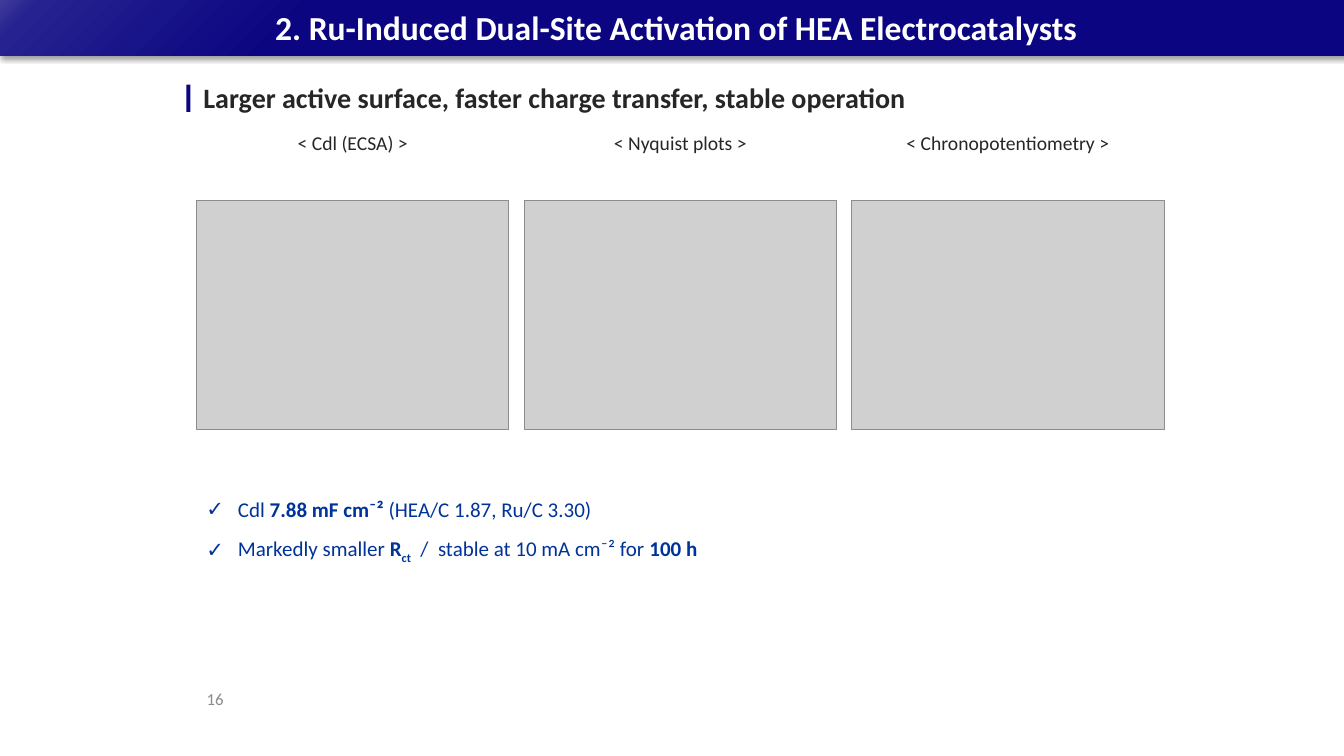
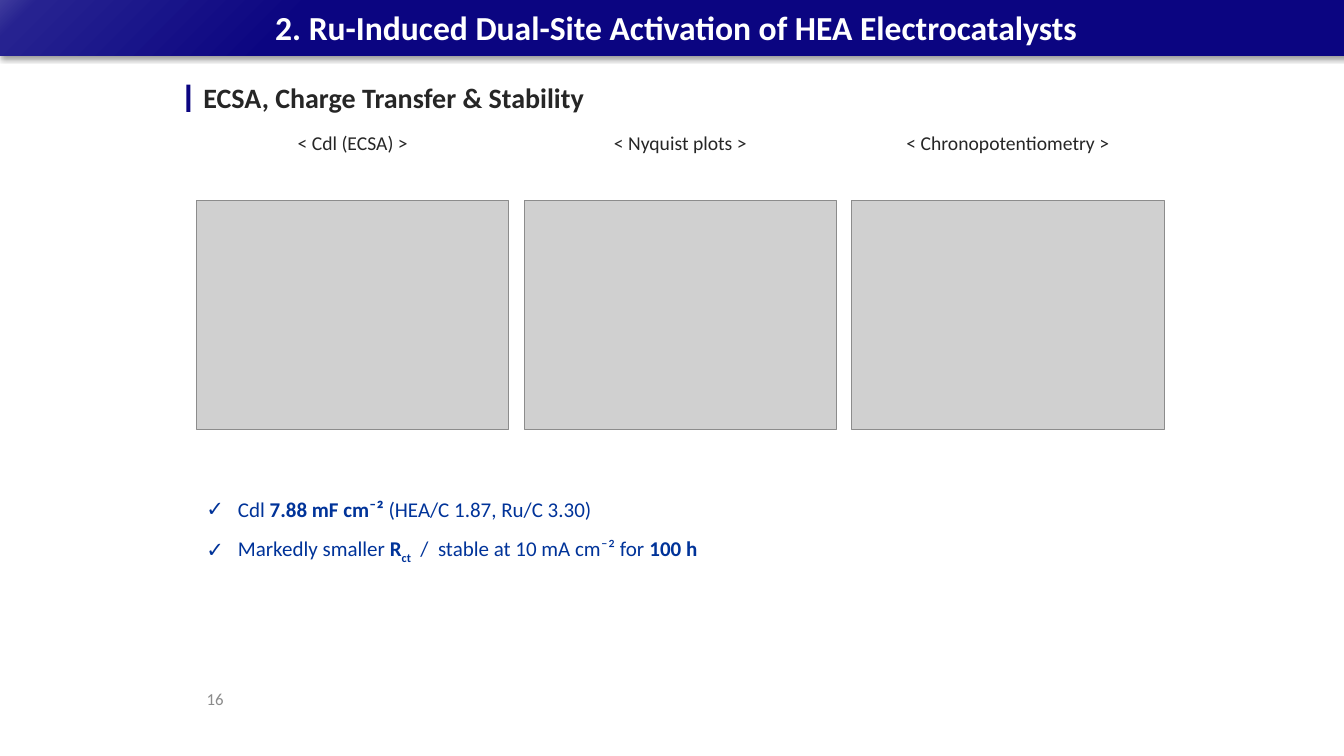
Before and after one commit to limsj0204/letter, a slide deck: slide 16 of 학위논문_디펜스_발표자료_5시료.pptx. Drawn at 1344x756 pixels with LibreOffice and Linux fonts; fonts in the diff are those of the drawing; grey boxes stand for pictures. Boxes give left, top, right and bottom in pixels: in the first picture for what was removed or moved away, otherwise in the second. Text is boxed around its words. In the diff, an @@ line names an element or a change of style, - is before the commit and + after.

```diff
--- a/학위논문_디펜스_발표자료_5시료.pptx
+++ b/학위논문_디펜스_발표자료_5시료.pptx
@@ text at [203,88,584,113]: text changed @@
-Larger active surface, faster charge transfer, stable operation
+ECSA, Charge Transfer & Stability
```
Also in this commit, not shown: 32 other slides changed.
